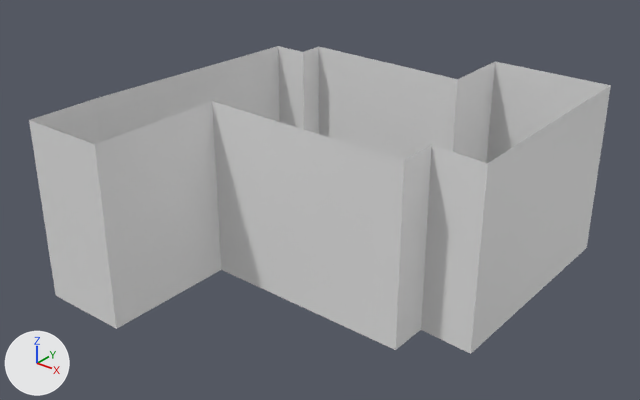
An edit to the OBJ model osmunity/osm-unity/Assets/Way_32.obj, drawn before and after from the same camera.
Both versions are drawn from a camera (50 mm lens) standing at (26.4, -33.1, 25.3) and looking at (-0.5, 0.5, 4.5). The lights are fixed; the arrows at lower left show +X, +Y and +Z. Where no turn or scale is listed for an object, it has been applied to the vertices. Vertices at the same position are counted once.

Names of what the first picture shows: 'Way_32'.
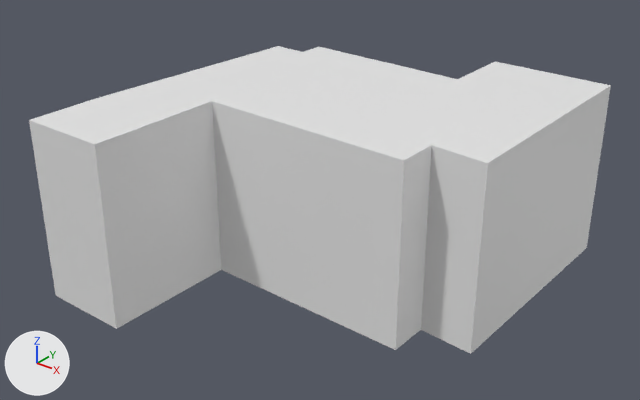
What differs and where, as boxes [x1, y1, x2, y2] in the pictures (640 x 400 px):
part 1 of me_way_32, added
    after: [30, 46, 611, 163]

Edits to the bpy script that builds the scene:
```text
Change me_way_32:
    used by ob_way_32; location = (0.0, 0.0, 0.0)
    remove me_way_32.from_pydata(...)  # 28 vertices, 28 faces; spans x -10.0..10.0, y -10.2..12.5, z 0.0..10.0
    add me_way_32.from_pydata(...)  # 54 vertices, 74 faces; spans x -10.0..10.0, y -10.2..12.5, z 0.0..10.0
    me_way_32 part 1
    26 vertices are added at x -10.0..10.0, y -10.2..12.5, z 10.0
    46 new faces join them
```
